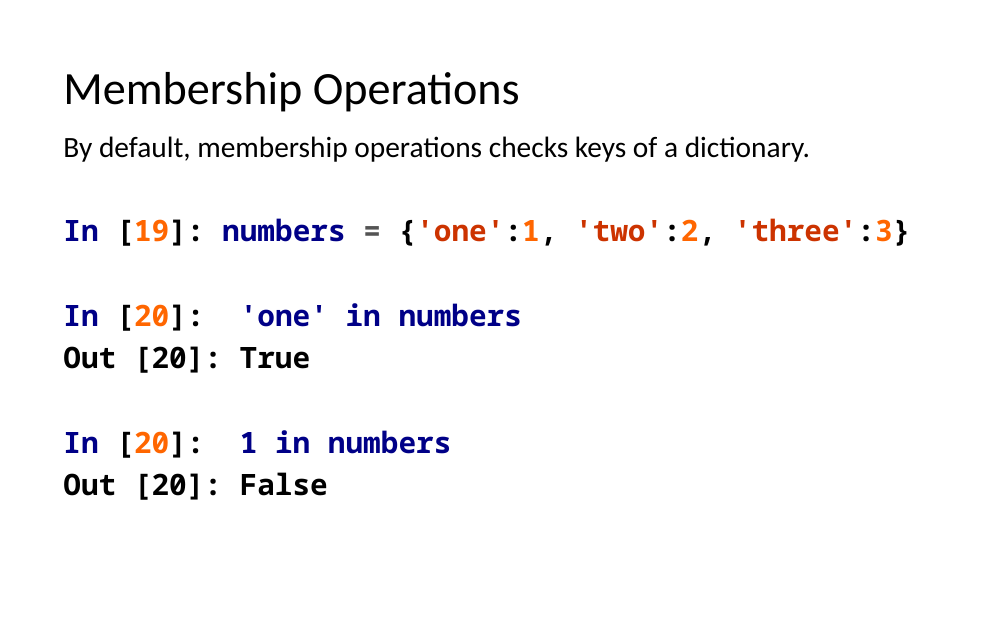
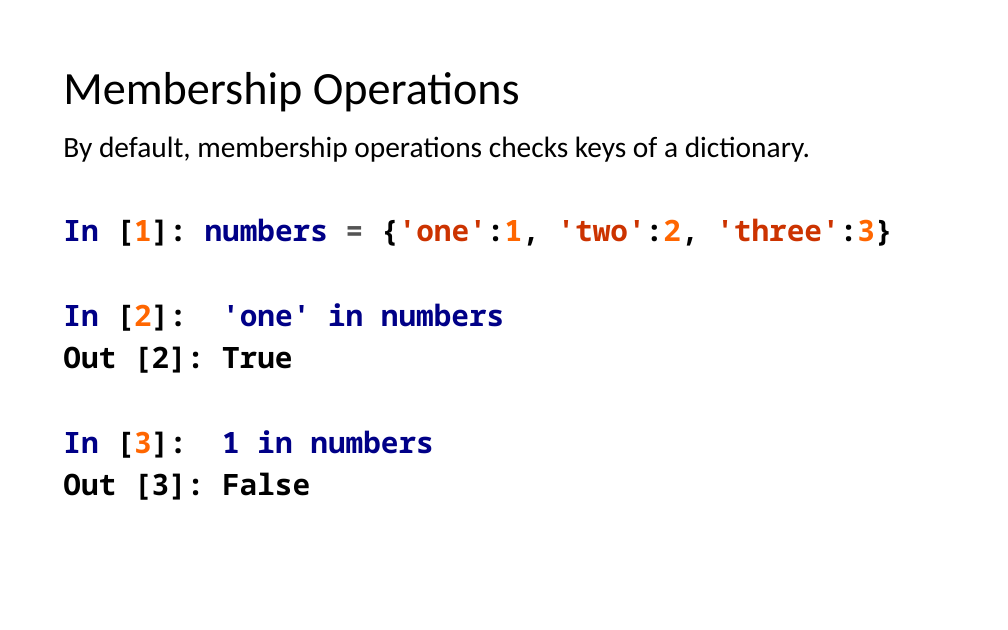
Before and after one commit to LongBaoNguyen/longbaonguyen.github.io, a slide deck: slide 23 of courses/apcsp/lect7.pptx (slide 22 before the commit). Drawn at 1008x630 pixels with LibreOffice and Linux fonts; fonts in the diff are those of the drawing. Boxes give left, top, right and bottom in pixels: in the first picture for what was removed or moved away, otherwise in the second. Text is boxed around its words. In the diff, an @@ line names an element or a change of style, - is before the commit and + after.

```diff
--- a/courses/apcsp/lect7.pptx
+++ b/courses/apcsp/lect7.pptx
@@ text at [63,218,892,500]: text changed @@
-In [19]: numbers = {'one':1, 'two':2, 'three':3}
-In [20]: 'one' in numbers
-Out [20]: True
-In [20]: 1 in numbers
-Out [20]: False
+In [1]: numbers = {'one':1, 'two':2, 'three':3}
+In [2]: 'one' in numbers
+Out [2]: True
+In [3]: 1 in numbers
+Out [3]: False
```
Also in this commit, not shown: 20 other slides changed, 1 slide added, 2 other files.
